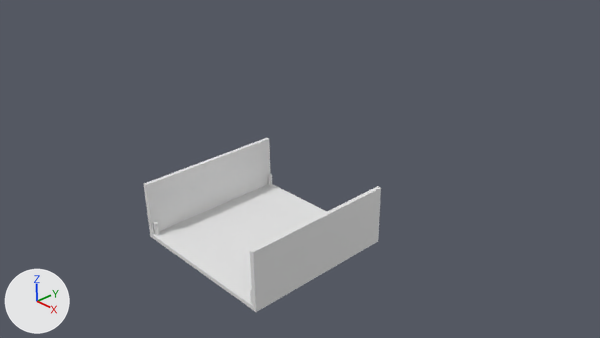
The Blender file 3d_model/case4.blend, before and after one commit.
Both versions are drawn from the file's camera 'Camera'. Arrows for +X, +Y and +Z are at lower left; the lights stay in place.
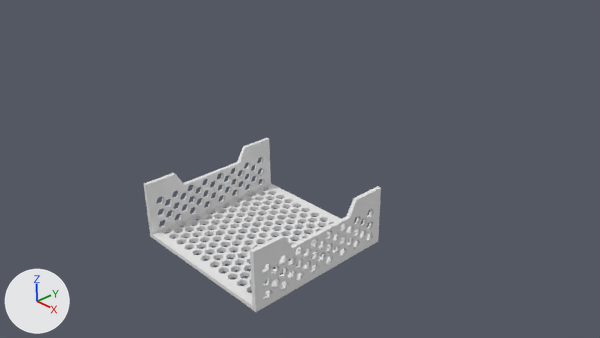
What the commit changed:
me_cube_003 is used by ob_cube_003; location (0.0, -0.04, -0.04); scale (1.1, 1.1, 0.03).
me_cube_003 had 276 vertices, 283 faces and spanned x -0.053..0.053, y -0.05..0.05, z -0.05..1.35.
me_cube_003 now has 3561 vertices, 6359 faces and spans x -0.053..0.053, y -0.05..0.05, z -0.05..1.35.
me_cube_003 part 1: 133 vertices moved from x -0.049..0.049, y -0.049..0.049, z 0.05..0.367 to x -0.049..0.049, y -0.049..0.049, z 0.05..0.068; 8 vertices removed from x -0.049..0.049, y -0.048..0.049, z 0.367; 3293 vertices added at x -0.053..0.053, y -0.05..0.05, z -0.05..1.35.

Where the change shows, as pixel boxes [x1, y1, x2, y2] in the pictures (600 x 338 px):
part 1 of me_cube_003, built on
    before: [154, 174, 327, 305]
    after: [151, 146, 375, 305]
